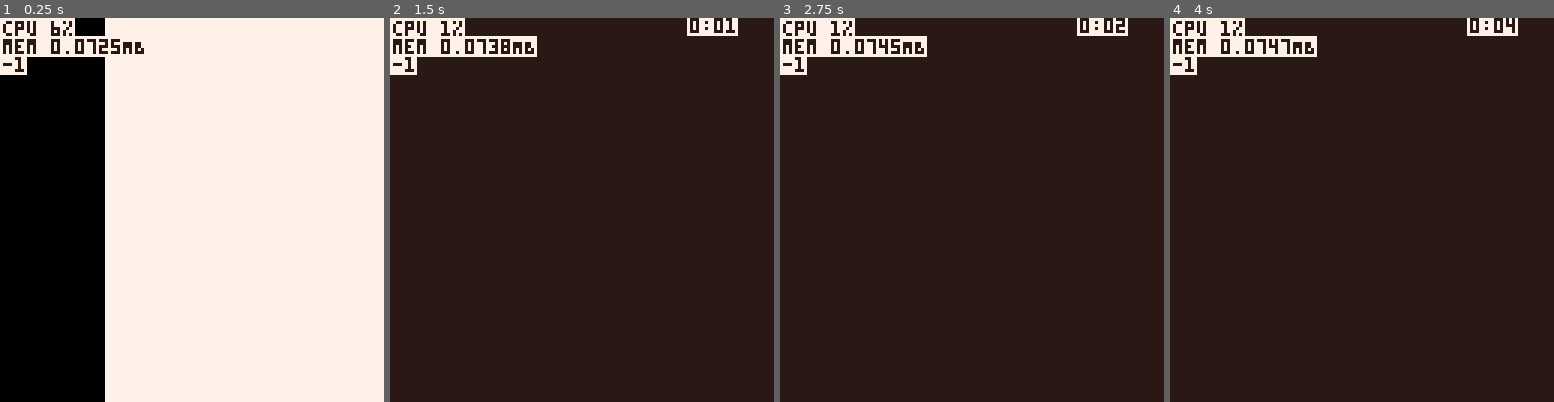
Above: before the commit, frames 1-4 (left to right).
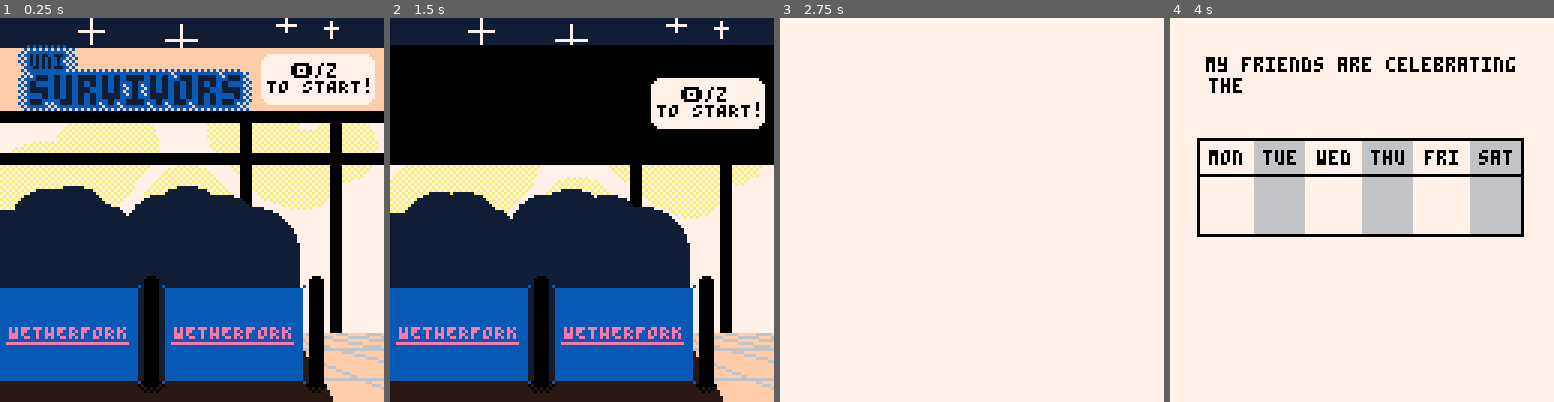
Above: after the commit, the same moments.

Repository: wsasaki01/bath-hack-2026
Game: PICO-8 cartridge fake.p8
Two runs of this game, one before a commit and one after it. Both use one fixed random seed, a clock stepped at 60 frames per second and the inputs below.
Inputs:
- Up to frame 1 (0.25 s): no input
- Up to frame 2 (1.5 s): tap X (X key) at 0.33, 1.07 s; tap O (Z key) at 0.7 s
- Up to frame 3 (2.75 s): hold Right 1.6-2.1 s; tap O (Z key) at 1.7, 2.1, 2.5 s; tap X (X key) at 1.85 s; hold Up 2.15-2.42 s; hold Right from 2.47 s (still down)
- Up to frame 4 (4 s): tap O (Z key) at 2.9, 3.3, 3.7 s; tap X (X key) at 2.97 s; release Right at 3.03 s; hold Left 3.08-3.58 s; hold Down 3.63-3.97 s

The runs differ from the first frame. In frame 1, 82% of the frame differs, in the area x 0-100%, y 0-100%; in frame 2, 95%; in frame 3, 97%; in frame 4, 97%.

Commit message:
Finished intro animation

Diff:
--- a/draw.lua
+++ b/draw.lua
@@ -111,7 +111,7 @@
 		top_line1 = "my friends are celebrating"
 		top_line2 = "the end of exam season..."
 
-		print(sub(top_line1,0,360-ic),12,13,2)
+		print(sub(top_line1,0,max(360-ic,0)),12,13,2)
 		if (ic<335) print(sub(top_line2,0,335-ic),13,20,2)
 
 		if (ic<295) sspr(8,8,8,8,65,54,16,16)
@@ -178,7 +178,7 @@
 
 	-- Menu transition
 	if counters.trans_cnt != -1 then
-		if menu==1 then
+		if menu==1 or (menu==2 and counters.trans_cnt<=15) then
 			circfill(97,60,(30-counters.trans_cnt)/27*200,0)
 		else
 			printh("drawing")
@@ -188,7 +188,7 @@
 	end
 
 	-- DEBUG: CPU and Mem usage
-	--[[]]
+	--[[
 	debugs = {
 		"cpu "..tostr(flr(stat(1)*100)).."%",
 		"mem "..tostr(stat(0)/1024).."MB",
@@ -200,7 +200,7 @@
 		print("\#0"..d,1,1+i*6,7)
 		i+=1
 	end
-
+	]]
 end
 
 -- Control code prefix for selected menu item
--- a/init.lua
+++ b/init.lua
@@ -56,11 +56,11 @@
 	init_game()
 	]]
 
-	--[[]]
+	--[[
 	-- DEBUG: Launch to intro cutscene
 	menu = 2
 	counters.intro_cnt = 5
-
+	]]
 
 end
 
--- a/update.lua
+++ b/update.lua
@@ -114,7 +114,7 @@
 	if counters.trans_cnt == 15 then
 		-- Character select -> intro cutscene
 		if menu==1 then
-			menu=2 counters.intro_cnt = 360
+			menu=2 counters.intro_cnt = 385
 		-- Intro cutscene -> gameplay
 		elseif menu==2 then
 			printh("yes!")
